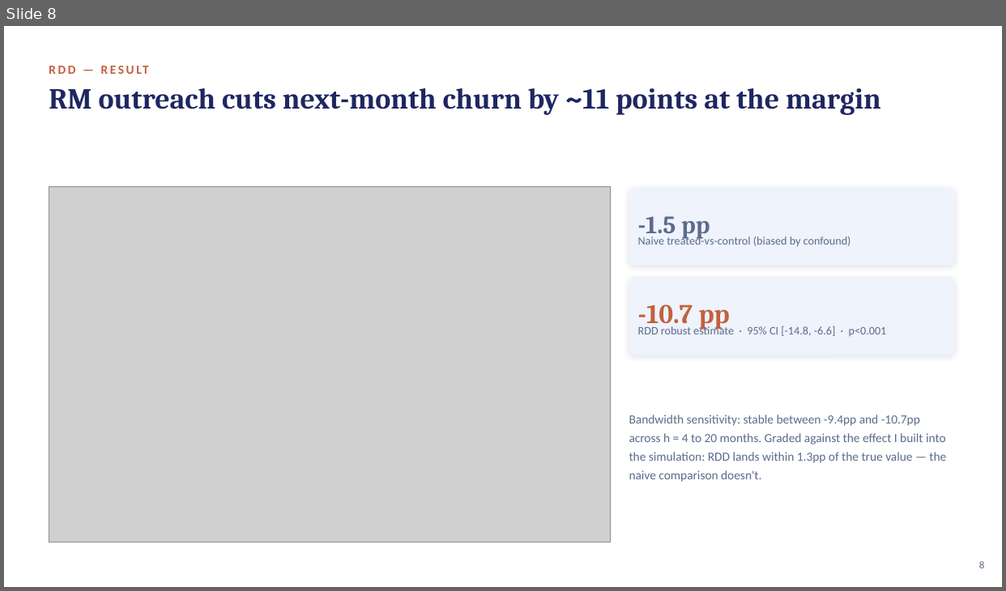
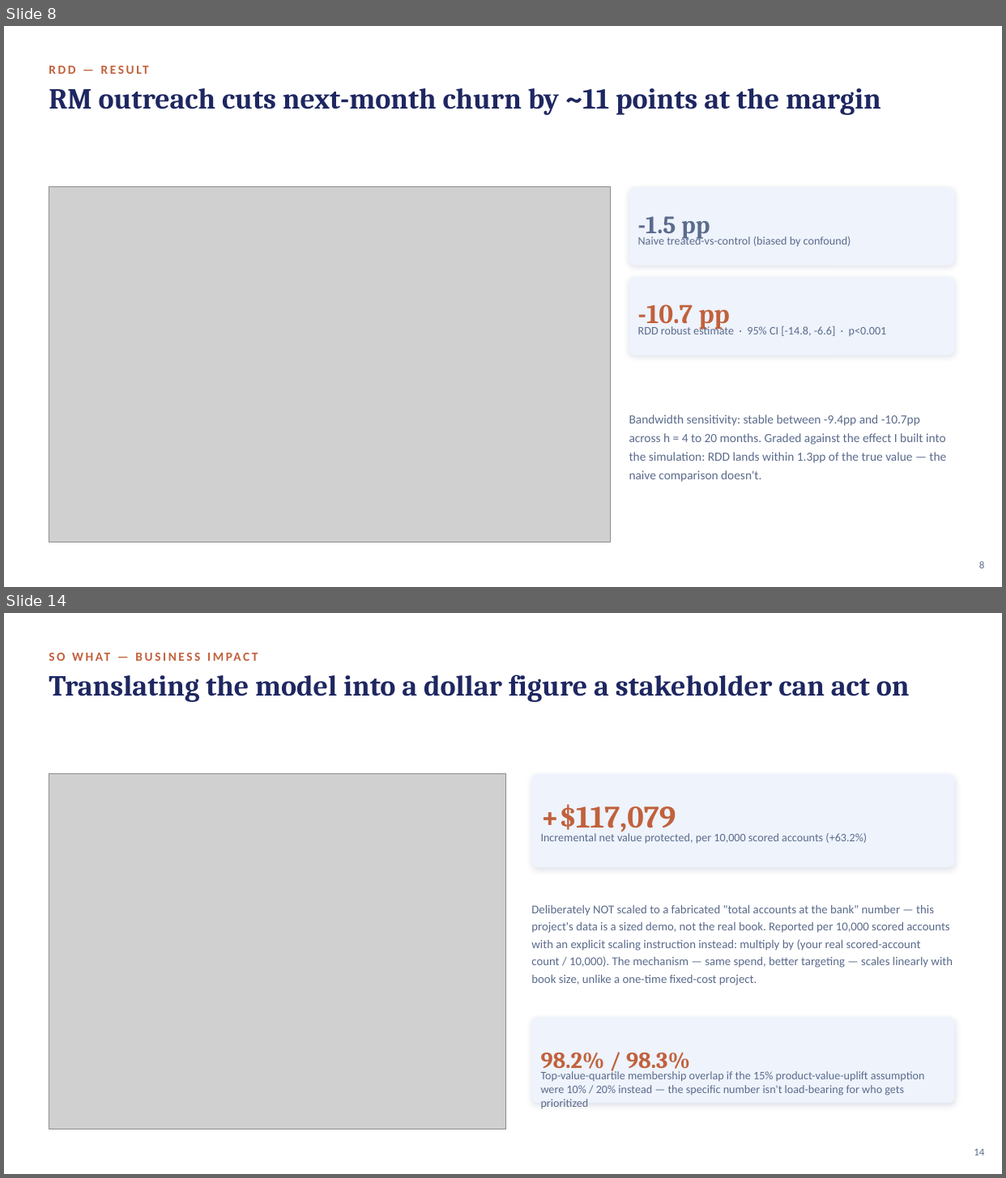
Before and after one commit to crystal1361/DDA-Retention, a slide deck: deck/vanguard_dda_deck.pptx. Shown one above the other, each under a label of ours: slide 8 before the commit, slides 8 and 14 after it; the slides between them are not shown. The pictures are 1006x591 and 1006x1178 pixels, drawn with LibreOffice and Linux fonts; fonts in the diff are those of the drawing; grey boxes stand for pictures. Boxes give left, top, right and bottom in pixels: in the first picture for what was removed or moved away, otherwise in the second. Text is boxed around its words. In the diff, an @@ line names an element or a change of style, - is before the commit and + after.

Commit message:
Rebuild deck: 18 slides incl. DoubleML + business impact

```diff
--- a/deck/vanguard_dda_deck.pptx
+++ b/deck/vanguard_dda_deck.pptx
@@ slide 14 added at (x1=4, y1=613, x2=1002, y2=1174), background #FFFFFF @@
@@ text added at (x1=49, y1=643, x2=648, y2=669), 12 pt, text #C1613C, bold @@
+SO WHAT — BUSINESS IMPACT
@@ text added at (x1=49, y1=675, x2=910, y2=702), 28 pt, text #1E2761, bold @@
+Translating the model into a dollar figure a stakeholder can act on
@@ picture added at (x1=49, y1=774, x2=505, y2=1130) @@
@@ rounded rectangle added at (x1=532, y1=774, x2=955, y2=867), fill #EEF3FC @@
@@ text added at (x1=541, y1=804, x2=676, y2=835), 30 pt, text #C1613C, bold @@
++$117,079
@@ text added at (x1=541, y1=833, x2=867, y2=843), 11 pt, text #5B6B8C @@
+Incremental net value protected, per 10,000 scored accounts (+63.2%)
@@ text added at (x1=531, y1=905, x2=953, y2=986), 11.5 pt, text #5B6B8C @@
+Deliberately NOT scaled to a fabricated "total accounts at the bank" number — this project's data is a sized demo, not the real book. Reported per 10,000 scored accounts with an explicit scaling instruction instead: multiply by (your real scored-account count / 10,000). The mechanism — same spend, better targeting — scales linearly with book size, unlike a one-time fixed-cost project.
@@ rounded rectangle added at (x1=532, y1=1017, x2=955, y2=1103), fill #EEF3FC @@
@@ text added at (x1=541, y1=1053, x2=690, y2=1074), 22 pt, text #C1613C, bold @@
+98.2% / 98.3%
@@ text added at (x1=541, y1=1070, x2=925, y2=1109), 11 pt, text #5B6B8C @@
+Top-value-quartile membership overlap if the 15% product-value-uplift assumption were 10% / 20% instead — the specific number isn't load-bearing for who gets prioritized
@@ text added at (x1=974, y1=1149, x2=984, y2=1156), 10 pt, text #5B6B8C @@
+14
```
Also in this commit, not shown: 11 slides changed, 2 other slides added, 2 other files.
